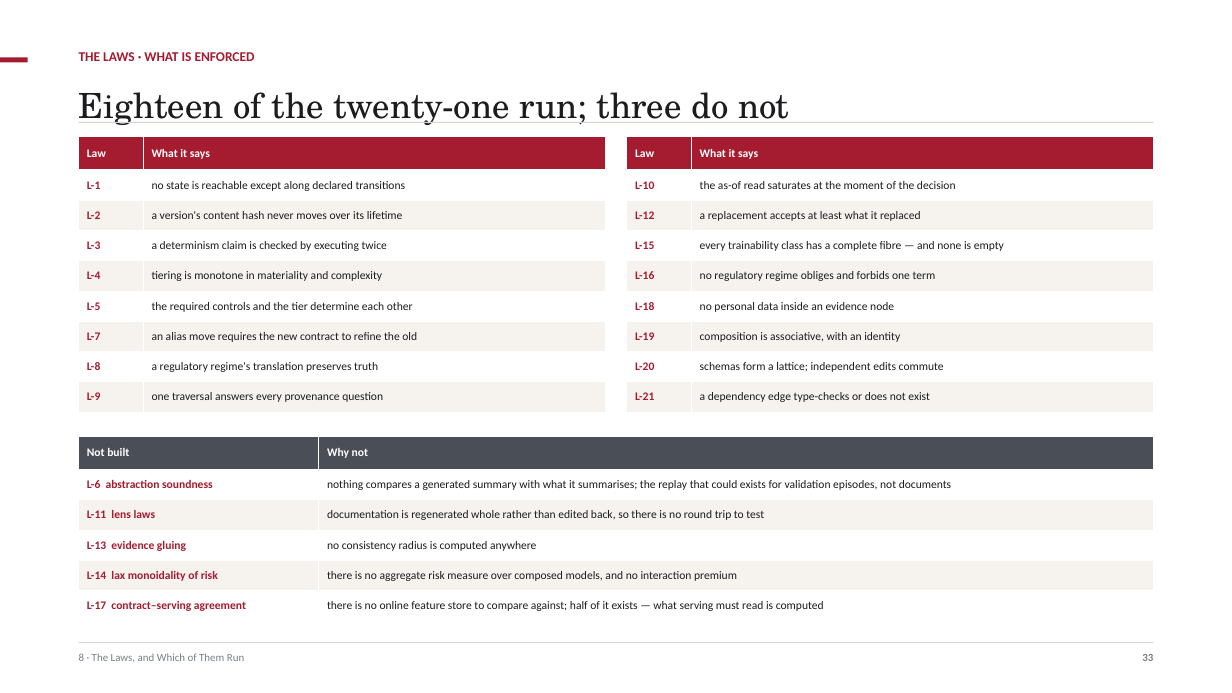
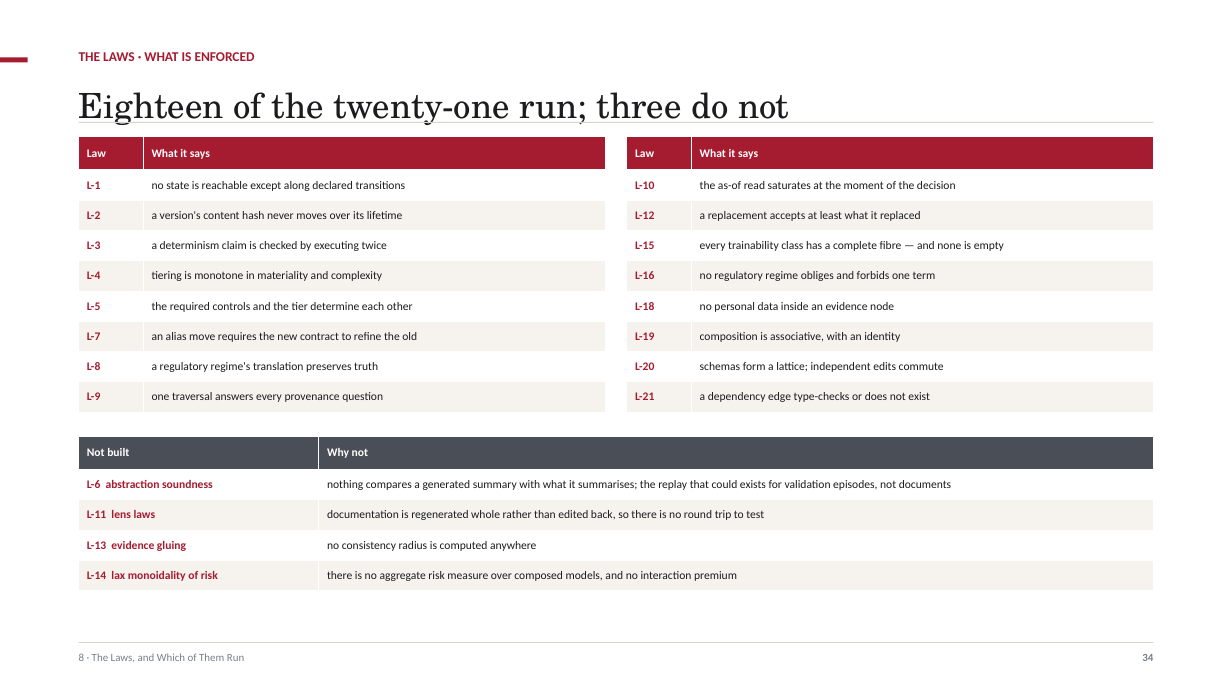
Before and after one commit to ajsinha/maya, a slide deck: slide 35 of docs/MAYA-Model-and-Feature-Management.pptx (slide 34 before the commit). Drawn at 1232x693 pixels with LibreOffice and Linux fonts; fonts in the diff are those of the drawing. Boxes give left, top, right and bottom in pixels: in the first picture for what was removed or moved away, otherwise in the second. Text is boxed around its words. In the diff, an @@ line names an element or a change of style, - is before the commit and + after.

```diff
--- a/docs/MAYA-Model-and-Feature-Management.pptx
+++ b/docs/MAYA-Model-and-Feature-Management.pptx
@@ table at [79, 436, 1153, 591] @@
-row 6: L-17 contract–serving agreement | there is no online feature store to compare against; half of it exists — what serving must read is computed
@@ text at [1142, 654, 1153, 661]: text changed @@
-33
+34
```
Also in this commit, not shown: 107 other slides changed, 2 slides added, 13 other files.
